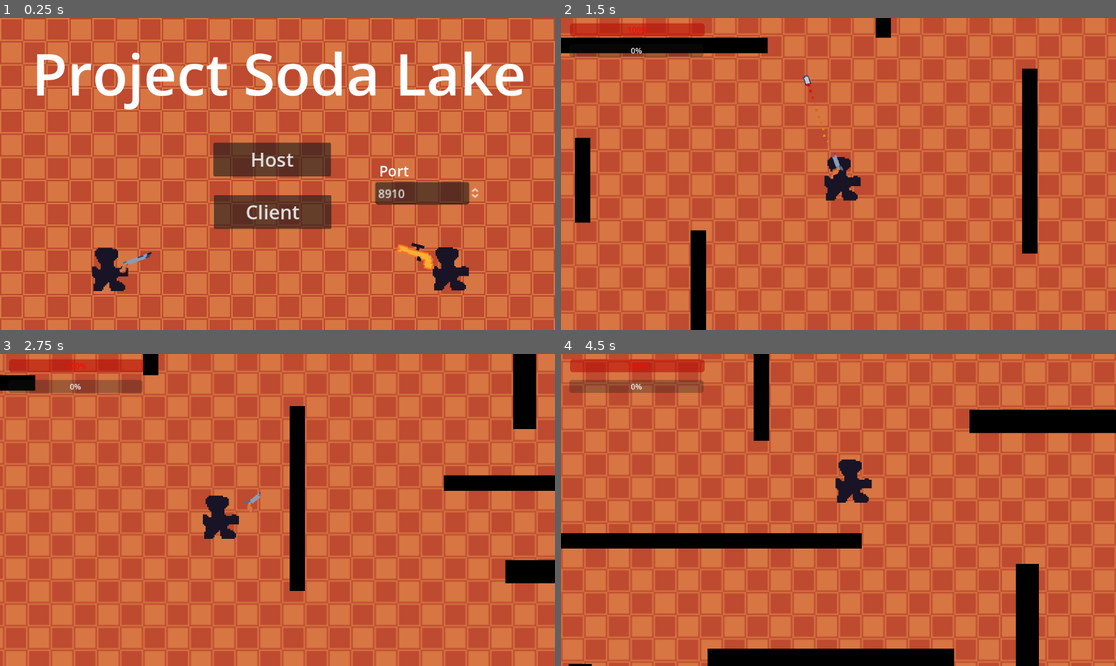
Above: before the commit, frames 1-4 (two rows, left to right).
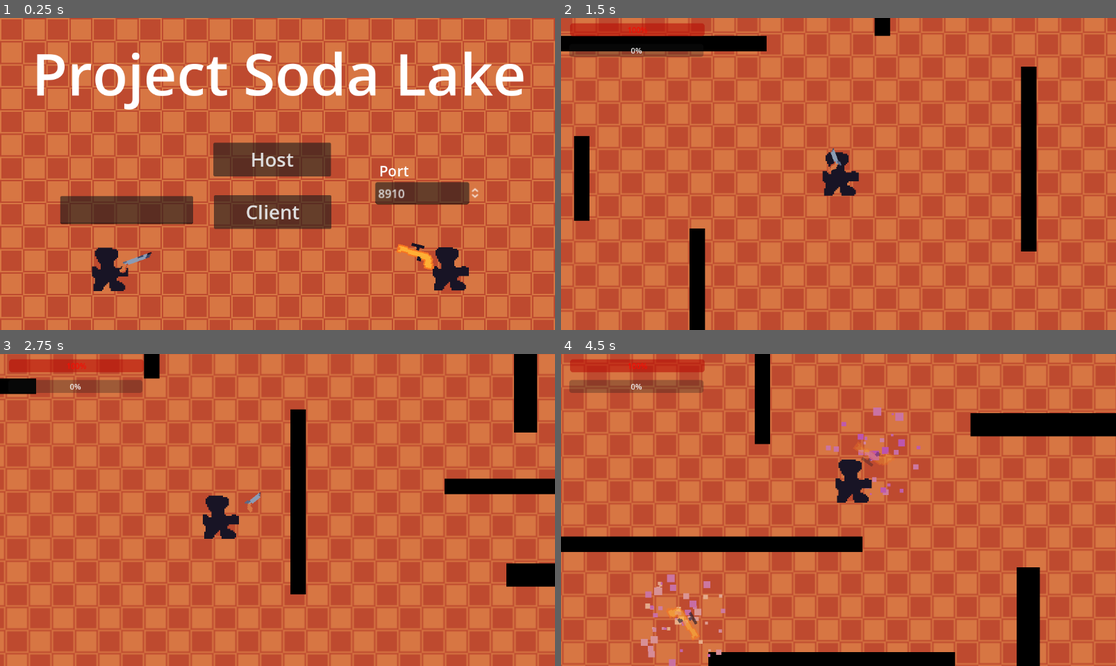
Above: after the commit, the same moments.

Repository: Deojee/project-sodalake
Game: Godot game, scene res://scenes/main_menu.tscn
Same seed, same stepped clock (60 frames per second), same inputs: the game is played once before the commit and once after it. The engine's default icon, where the game draws it, is replaced by a stand-in: a white triangle on a blue panel in a dark square.
Inputs (mouse positions are in pixels of both pictures, inside the frame that each line leads up to):
- Up to frame 1 (0.25 s): no input
- Up to frame 2 (1.5 s): click "Client" at 0.5 s; click (832, 158) at 1.25 s, where only the run after the commit has a clickable "Host"
- Up to frame 3 (2.75 s): tap Enter at 2 s; move the mouse to (399, 494) at 2.02 s; press the mouse at (399, 494) at 2.03 s; hold D (right) from 2.03 s (still down); right-click (399, 494) at 2.3 s
- Up to frame 4 (4.5 s): move the mouse to (727, 525) at 2.77 s; release D (right) at 2.78 s; release the mouse at (727, 525) at 2.78 s; hold S (down) 2.78-3.53 s; right-click (727, 525) at 2.85 s; click (727, 525) at 3.05 s; move the mouse to (894, 441) at 3.52 s; press the mouse at (894, 441) at 3.53 s; hold D (right) 3.53-4.28 s; right-click (894, 441) at 3.8 s; move the mouse to (810, 572) at 4.27 s; release the mouse at (810, 572) at 4.28 s; hold Up (up) from 4.28 s (still down); tap Shift (sprint) at 4.35 s

The runs differ from the first frame. In frame 1, 2.2% of the frame differs, in the area x 10-35%, y 57-67%; in frame 2, 17%; in frame 3, 16%; in frame 4, 18%, in the area x 0-100%, y 0-100%.

Commit message:
debugging

Diff:
--- a/scenes/avatar.tscn
+++ b/scenes/avatar.tscn
@@ -8,12 +8,16 @@
 properties/0/spawn = true
 properties/0/sync = true
 properties/0/watch = false
+properties/1/path = NodePath(".:rotation")
+properties/1/spawn = true
+properties/1/sync = true
+properties/1/watch = false
 
 [sub_resource type="CapsuleShape2D" id="CapsuleShape2D_k0hrq"]
 radius = 23.0
 height = 88.0
 
-[node name="avatar" type="Node2D"]
+[node name="avatar" type="Node2D" groups=["avatar"]]
 script = ExtResource("1_5wxum")
 
 [node name="Sprite2D" type="Sprite2D" parent="."]
--- a/scenes/main_menu.tscn
+++ b/scenes/main_menu.tscn
@@ -82,6 +82,22 @@
 theme_override_font_sizes/font_size = 30
 text = "Port"
 
+[node name="awaiting" type="Label" parent="."]
+offset_left = 345.0
+offset_top = 450.0
+offset_right = 808.0
+offset_bottom = 628.0
+theme_override_colors/font_outline_color = Color(0, 0, 0, 1)
+theme_override_constants/outline_size = 20
+theme_override_font_sizes/font_size = 30
+autowrap_mode = 2
+
+[node name="address" type="TextEdit" parent="."]
+offset_left = 125.0
+offset_top = 370.0
+offset_right = 401.0
+offset_bottom = 428.0
+
 [connection signal="pressed" from="Host" to="." method="_on_host_pressed"]
 [connection signal="pressed" from="Client" to="." method="_on_client_pressed"]
 [connection signal="value_changed" from="port" to="." method="_on_port_value_changed"]
--- a/scenes/world.tscn
+++ b/scenes/world.tscn
@@ -38,16 +38,13 @@
 _spawnable_scenes = PackedStringArray("res://scenes/avatar.tscn")
 spawn_path = NodePath("../worldObjectHolder")
 
-[node name="worldObjectHolder" type="Node2D" parent="." groups=["objectHolder"]]
-unique_name_in_owner = true
-
-[node name="TileMap" type="TileMap" parent="worldObjectHolder"]
+[node name="TileMap" type="TileMap" parent="."]
 modulate = Color(0, 0, 0, 1)
 tile_set = SubResource("TileSet_ved0n")
 format = 2
 layer_0/tile_data = PackedInt32Array(1179643, 196609, 3, 1245179, 196609, 3, 1310715, 196609, 3, 1376251, 196609, 3, 14 …(166319 unchanged characters)…
 
-[node name="TextureRect" type="TextureRect" parent="worldObjectHolder"]
+[node name="TextureRect" type="TextureRect" parent="."]
 z_index = -2
 offset_left = -3104.0
 offset_top = -2054.0
@@ -56,6 +53,9 @@
 scale = Vector2(3, 3)
 texture = ExtResource("4_bix35")
 stretch_mode = 1
+
+[node name="worldObjectHolder" type="Node2D" parent="." groups=["objectHolder"]]
+unique_name_in_owner = true
 
 [node name="Player" parent="." instance=ExtResource("2_t0vlp")]
 unique_name_in_owner = true
--- a/scripts/Globals.gd
+++ b/scripts/Globals.gd
@@ -18,3 +18,4 @@
 var ammo
 var timeTillNextShot
 var maxTimeTillNextShot
+var playerIsDead = false
--- a/scripts/Player.gd
+++ b/scripts/Player.gd
@@ -15,10 +15,10 @@
 var avatar
 
 var holdingWeapon = true
+var nonsense = false
+var health = 100
 
-var nonsense = false
-
-var health = 100
+var dead = false
 
 func _ready():
 
@@ -28,6 +28,12 @@
 
 
 func _physics_process(delta):
+
+	if dead:
+		Globals.playerIsDead = true
+		$Icon.rotation = deg_to_rad(90)
+		avatar.rotation = deg_to_rad(90)
+		return
 
 	if not is_sprinting:
 		if delay_timer >= SPRINT_DELAY:
@@ -118,7 +124,27 @@
 
 	Globals.playerHealth = health
 
-	print(health)
+	if health <= 0:
+		if !dead:
+			Globals.world.died()
+		dead = true
+
+	#print(health)
+
+
+func reset():
+	var gun = get_node_or_null("gun")
+	if gun != null:
+		gun.queue_free()
+
+	avatar.rotation = 0
+	$Icon.rotation = 0
+
+	health = Globals.maxPlayerHealth
+
+	holdingWeapon = false
+
+	dead = false
 
 
 func recoil(dir,gun : gun_attributes):
--- a/scripts/bullet.gd
+++ b/scripts/bullet.gd
@@ -1,9 +1,9 @@
 extends Node2D
 
 
+var shooterId = 0
 
-
-func setType(pos, dir, type):
+func setType(pos, dir, type, newShooterId):
 
 	params = (gun_library.getAttributes(type) as gun_attributes).bullet as bullet_attributes
 	position = pos
@@ -13,6 +13,8 @@
 
 	$Icon.texture = params.bulletTexture
 	$Icon.rotation = dir.angle() + deg_to_rad(90)
+
+	shooterId = newShooterId
 
 	pass
 
@@ -36,13 +38,17 @@
 	if (collider != null):
 		#enemy.get_parent().takeDamage(Globals.gunParams.damage,dir.normalized())
 
+		var shouldIgnore = false
+
 		if collider.is_in_group("player"):
-			print("yes, they are a player")
-			collider.takeDamage(dir,params)
+			if Globals.multiplayerId == shooterId:
+				shouldIgnore = true
+			else:
+				collider.takeDamage(dir,params)
 
-		prints(collider," ",Globals.player)
 
-		queue_free()
+		if !shouldIgnore:
+			queue_free()
 
 
 	if start.distance_to(global_position) > params.range:
--- a/scripts/gun.gd
+++ b/scripts/gun.gd
@@ -78,3 +78,5 @@
 	Globals.world.createThrownWeapon(global_position + (dir * 30),dir,params.gunName)
 	Globals.player.holdingWeapon = false
 	queue_free()
+
+	prints("I just shot. I am: ",Globals.multiplayerId)
--- a/scripts/main_menu.gd
+++ b/scripts/main_menu.gd
@@ -7,6 +7,9 @@
 # Called when the node enters the scene tree for the first time.
 func _ready():
 	port = $port.value
+	$address.text = IP.resolve_hostname(str(OS.get_environment("COMPUTERNAME")),1)
+	multiplayer.connected_to_server.connect(connectedToServer)
+	multiplayer.connection_failed.connect(failedToConnect)
 	pass # Replace with function body.
 
 
@@ -31,19 +34,24 @@
 
 	pass # Replace with function body.
 
+var setUpConnections = false
 func _on_client_pressed():
 
 	Globals.peer = ENetMultiplayerPeer.new()
 
-	var err = Globals.peer.create_client(IP.resolve_hostname(str(OS.get_environment("COMPUTERNAME")),1),port)
+	var err = Globals.peer.create_client($address.text,port)
 	multiplayer.multiplayer_peer = Globals.peer
 
+	$awaiting.text = "Awaiting connection on port " + str(port) + " at " + $address.text
+
+
+func connectedToServer():
 	Globals.multiplayerId = multiplayer.get_unique_id()
-
 	get_tree().change_scene_to_packed(gameScene)
 	Globals.is_server = false
 
-	pass # Replace with function body.
+func failedToConnect():
+	print("server does not exist")
 
 func _on_port_value_changed(value):
 	port = value
--- a/scripts/thrownWeapon.gd
+++ b/scripts/thrownWeapon.gd
@@ -1,9 +1,9 @@
 extends Node2D
 
+var shooterID = 0
 
 
-
-func setType(pos, dir, type):
+func setType(pos, dir, type, newShooterID):
 
 	params = (gun_library.getAttributes(type) as gun_attributes)
 	position = pos
@@ -13,6 +13,8 @@
 
 	$Icon.texture = params.gunTexture
 	$Icon.rotation = dir.angle() + deg_to_rad(90)
+
+	shooterID = newShooterID
 
 	pass
 
@@ -36,12 +38,22 @@
 
 	if (collider != null):
 		#enemy.get_parent().takeDamage(Globals.gunParams.damage,dir.normalized())
+		var shouldIgnore = false
 
 		if collider.is_in_group("player"):
 
-			collider.takeDamage(dir,params)
+			print("I am " + str(Globals.multiplayerId))
 
-		queue_free()
+			if Globals.multiplayerId == shooterID:
+				shouldIgnore = true
+				print("won't hurt: " + str(shooterID))
+
+			else:
+				collider.takeDamage(dir,params)
+
+
+		if !shouldIgnore:
+			queue_free()
 
 
 	#if start.distance_to(global_position) > params.range:
--- a/scripts/weapon_spawn.gd
+++ b/scripts/weapon_spawn.gd
@@ -1,8 +1,8 @@
 extends Node2D
 
 var id
+var type
 
-var type
 
 func setType(pos,id,newType):
 	position = pos
@@ -10,6 +10,7 @@
 	name = "gunPickup" + str(id)
 	type = (gun_library.getAttributes(newType) as gun_attributes)
 	$appearance/gun.texture = type.gunTexture
+
 
 # Called when the node enters the scene tree for the first time.
 func _ready():
@@ -20,7 +21,11 @@
 
 # Called every frame. 'delta' is the elapsed time since the previous frame.
 func _process(delta):
+
+	if $appearance/AnimationPlayer.is_playing():
+		return
+
 	if $playerDetect.get_overlapping_bodies().size() > 0 && Globals.player.holdingWeapon == false:
-		print(name)
+
 		Globals.world.gunPickup(id,type.gunName)
 	pass
--- a/scripts/world.gd
+++ b/scripts/world.gd
@@ -35,16 +35,17 @@
 
 	var objectHolder = get_tree().get_first_node_in_group("objectHolder")
 	objectHolder.call_deferred("add_child",avatar)
+	totalPlayers += 1
 
 
 var bulletPath = preload("res://scenes/bullet.tscn")
 func createBullet(pos,dir,type):
-	rpc("_createBullet",pos,dir,type)
-@rpc("any_peer", "call_local") func _createBullet(pos,dir,type):
+	rpc("_createBullet",pos,dir,type,Globals.multiplayerId)
+@rpc("any_peer", "call_local") func _createBullet(pos,dir,type,shooterId):
 
 	var bullet = bulletPath.instantiate()
 
-	bullet.setType(pos, dir, type)
+	bullet.setType(pos, dir, type,shooterId)
 
 	#get_tree().get_first_node_in_group("objectHolder").add_child(bullet,true)
 
@@ -55,11 +56,11 @@
 
 var thrownWeaponPast = preload("res://scenes/thrownWeapon.tscn")
 func createThrownWeapon(pos,dir,type):
-	rpc("_createThrownWeapon",pos,dir,type)
-@rpc("any_peer", "call_local") func _createThrownWeapon(pos,dir,type):
+	rpc("_createThrownWeapon",pos,dir,type,Globals.multiplayerId)
+@rpc("any_peer", "call_local") func _createThrownWeapon(pos,dir,type,shooterId):
 
 	var weapon = thrownWeaponPast.instantiate()
-	weapon.setType(pos, dir, type)
+	weapon.setType(pos, dir, type,shooterId)
 
 	#get_tree().get_first_node_in_group("objectHolder").add_child(bullet,true)
 
@@ -85,7 +86,6 @@
 	objectHolder.call_deferred("add_child",weapon,true)
 
 
-
 func gunPickup(id,type):
 	rpc("_gunPickup",id,Globals.multiplayerId,type)
 @rpc("any_peer", "call_local") func _gunPickup(gunId,playerId,type):
@@ -97,13 +97,40 @@
 
 
 	var objectHolder = get_tree().get_first_node_in_group("objectHolder")
-	print("gunPickup" + str(gunId))
-	for child in objectHolder.get_children():
-		print("child: " + child.name)
 
-	var child = objectHolder.get_node("gunPickup" + str(gunId))
+	var child = objectHolder.get_node_or_null("gunPickup" + str(gunId))
 	if child != null:
 		child.queue_free()
+
+
+func resetGame():
+	rpc("_resetGame",)
+@rpc("any_peer", "call_local") func _resetGame():
+	Globals.player.reset()
+
+
+	for child in get_tree().get_first_node_in_group("objectHolder").get_children():
+		if !child.is_in_group("avatar"):
+			child.queue_free()
+
+	print("reset the game")
+
+
+
+var totalPlayers = 0
+var livingPlayers = 0
+func died():
+	rpc("_died",)
+@rpc("any_peer", "call_local") func _died():
+	if Globals.is_server:
+		livingPlayers -= 1
+
+		if livingPlayers <= 1:
+			livingPlayers = totalPlayers
+			resetGame()
+
+		prints("total ",totalPlayers)
+		print("living ",livingPlayers)
 
 
 
@@ -111,3 +138,4 @@
 	rpc("_del_player",id)
 @rpc("any_peer", "call_local") func _del_player(id):
 	get_node(str(id)).queue_free()
+	totalPlayers -= 1
